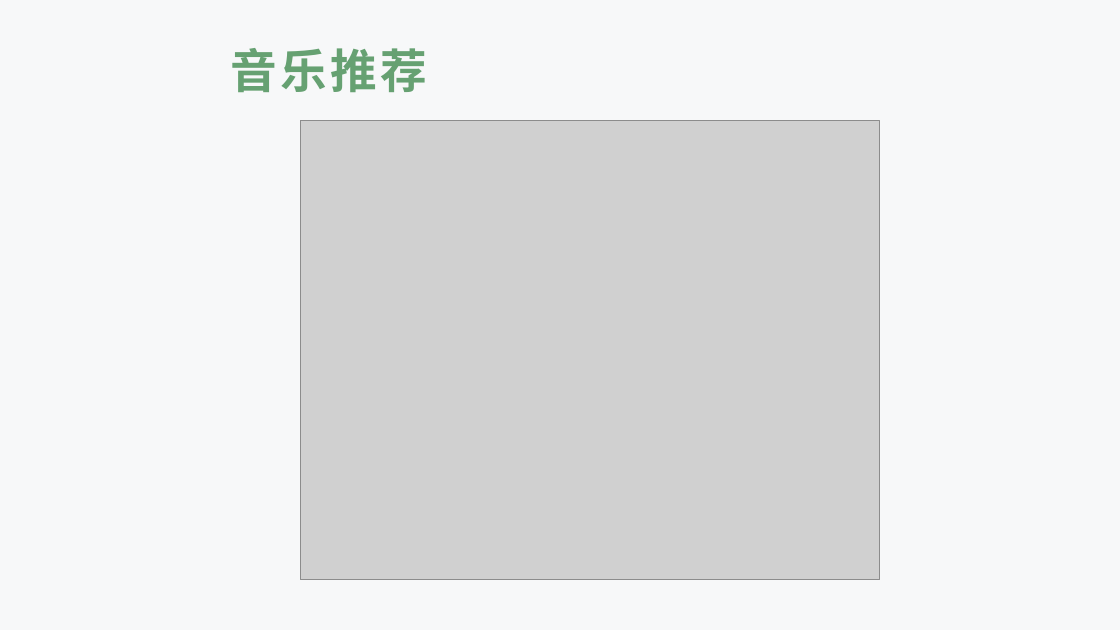
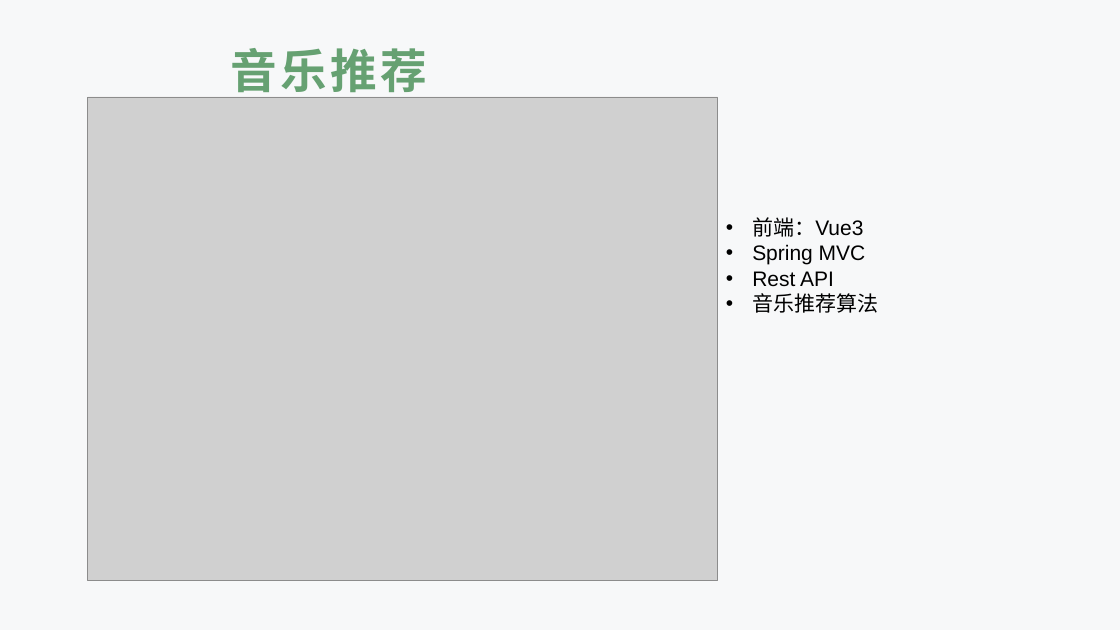
Before and after one commit to TangciuYueng/SAD, a slide deck: slide 17 of HWpre-Final.pptx (slide 18 before the commit). Drawn at 1120x630 pixels with LibreOffice and Linux fonts; fonts in the diff are those of the drawing; grey boxes stand for pictures; background and template pictures are left out. Boxes give left, top, right and bottom in pixels: in the first picture for what was removed or moved away, otherwise in the second. Text is boxed around its words. In the diff, an @@ line names an element or a change of style, - is before the commit and + after.

```diff
--- a/HWpre-Final.pptx
+++ b/HWpre-Final.pptx
@@ picture: place and size @@
-picture at [300, 121, 880, 581]
+picture at [88, 97, 718, 581]
@@ text added at [752, 217, 878, 313], 18 pt, text #000000 @@
+• 前端：Vue3
+• Spring MVC
+• Rest API
+• 音乐推荐算法
```
Also in this commit, not shown: 16 other slides changed, 3 slides added, 8 slides removed, 3 other files.
